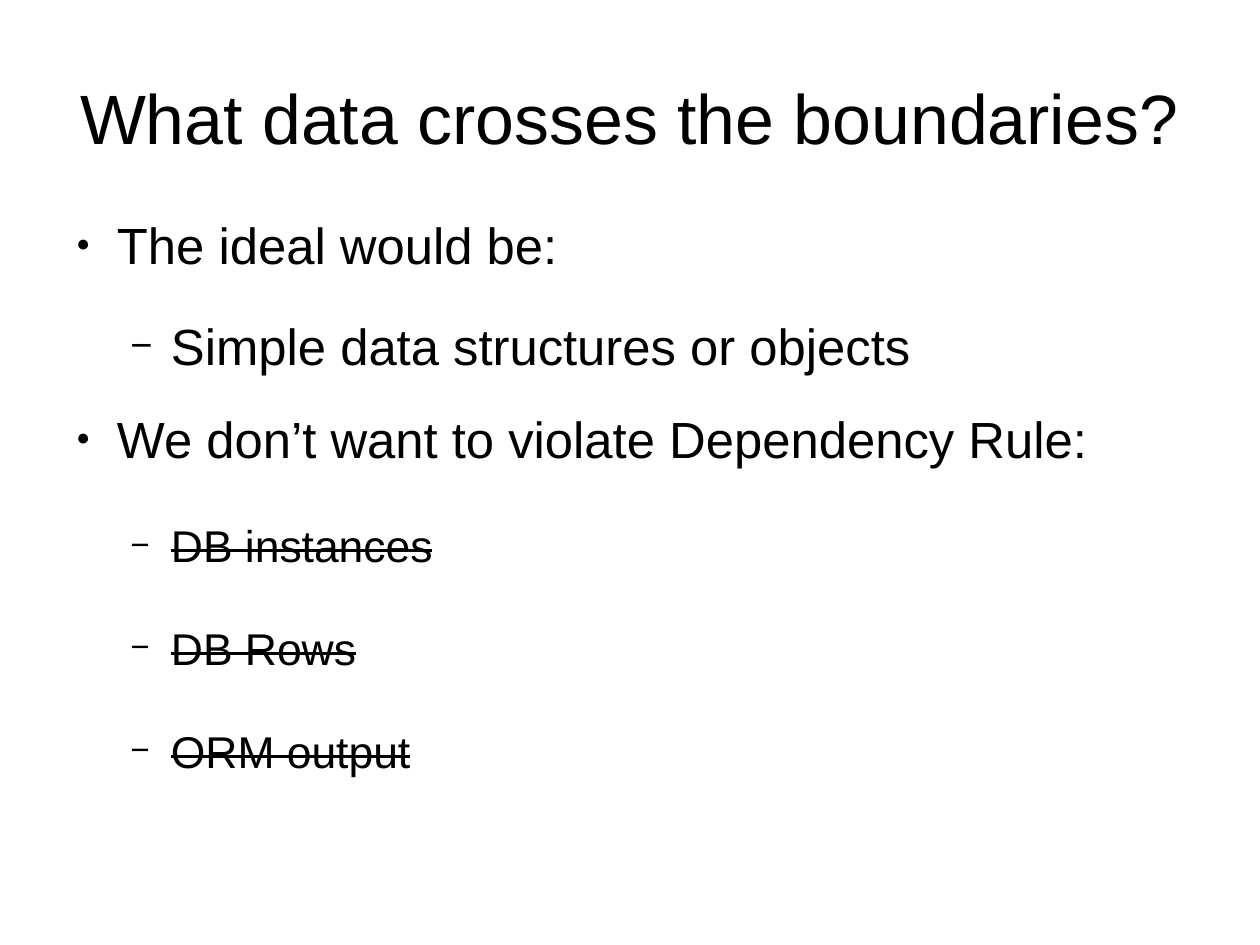
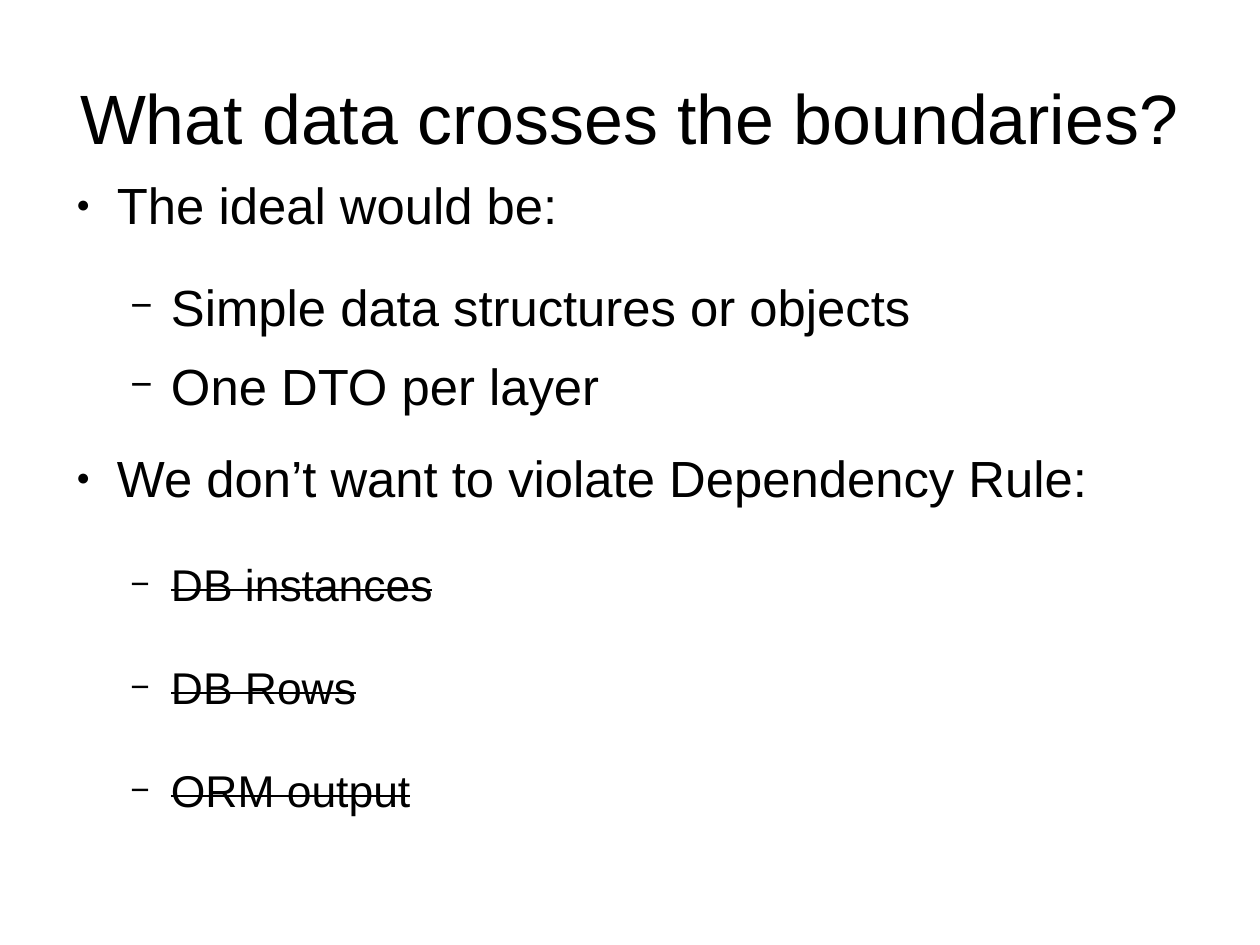
Before and after one commit to illuque/CleanArchitectureKata, a slide deck: slide 12 of kata/presentation.odp. Drawn at 1260x945 pixels with LibreOffice and Linux fonts; fonts in the diff are those of the drawing. Boxes give left, top, right and bottom in pixels: in the first picture for what was removed or moved away, otherwise in the second. Text is boxed around its words. In the diff, an @@ line names an element or a change of style, - is before the commit and + after.

```diff
--- a/kata/presentation.odp
+++ b/kata/presentation.odp
@@ text at (171, 368, 599, 415): paragraph added @@
+  − One DTO per layer
```
Also in this commit, not shown: 3 other slides changed, 1 other file.
